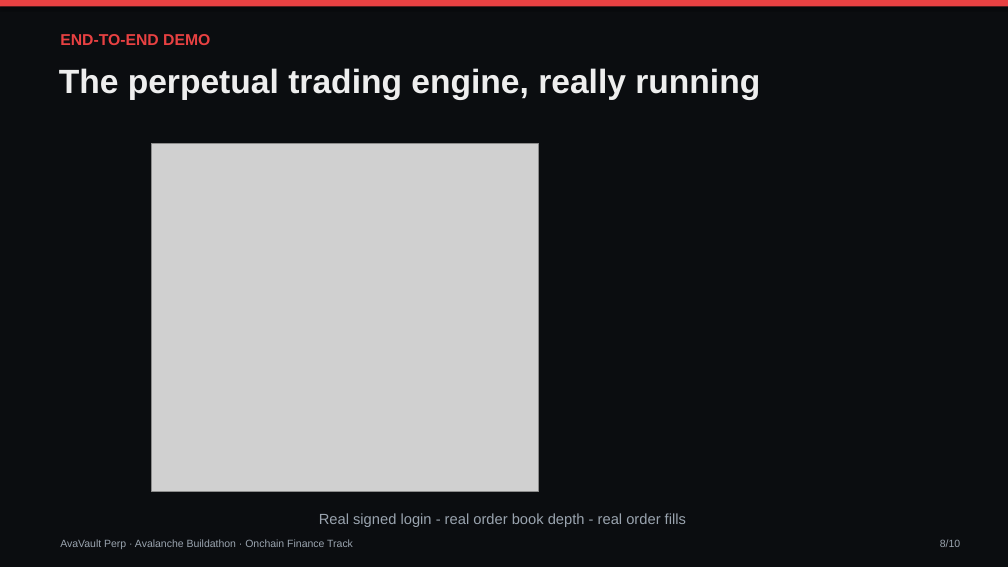
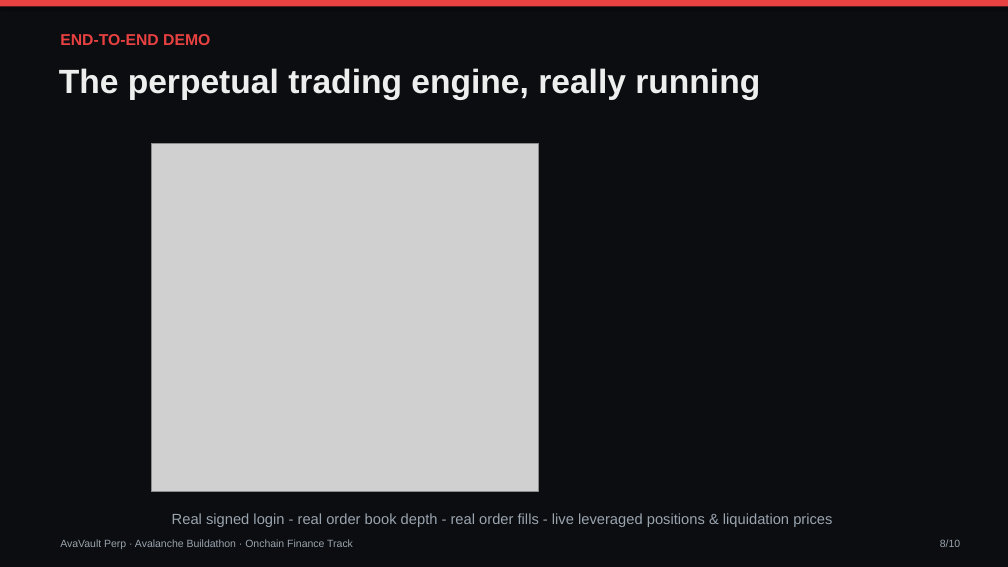
Before and after one commit to CodingGeoff/avavault-perp, a slide deck: slide 8 of hackathon-onchain-finance/demo-assets/avavault-perp-pitch-en.pptx. Drawn at 1008x567 pixels with LibreOffice and Linux fonts; fonts in the diff are those of the drawing; grey boxes stand for pictures. Boxes give left, top, right and bottom in pixels: in the first picture for what was removed or moved away, otherwise in the second. Text is boxed around its words. In the diff, an @@ line names an element or a change of style, - is before the commit and + after.

Commit message:
Add funding rates, market orders, price chart; harden sessions/validation; refresh deck

```diff
--- a/hackathon-onchain-finance/demo-assets/avavault-perp-pitch-en.pptx
+++ b/hackathon-onchain-finance/demo-assets/avavault-perp-pitch-en.pptx
@@ text at <box>172,513,832,527</box>: text changed @@
-Real signed login - real order book depth - real order fills
+Real signed login - real order book depth - real order fills - live leveraged positions & liquidation prices
```
Also in this commit, not shown: 3 other slides changed, 16 other files.
